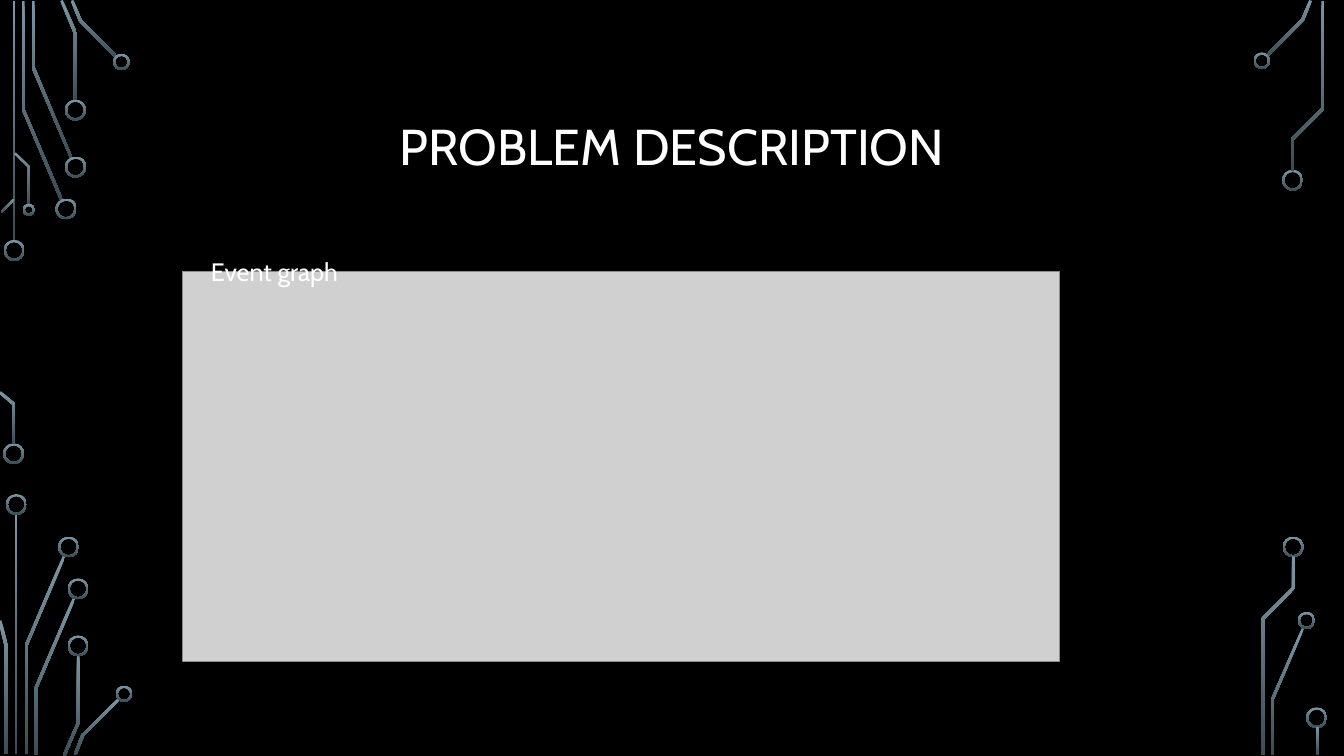
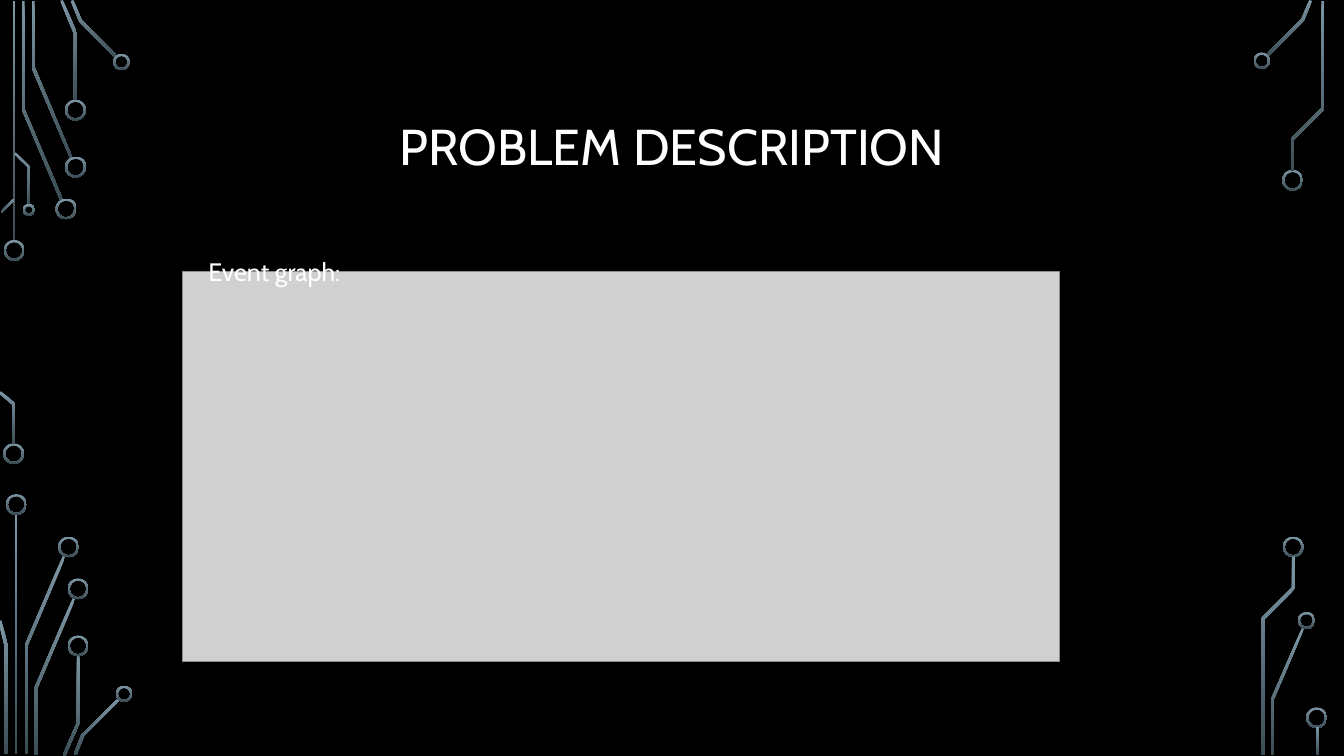
Before and after one commit to omelkonian/PySimu, a slide deck: slide 5 of presentation/Simulation assignment.pptx. Drawn at 1344x756 pixels with LibreOffice and Linux fonts; fonts in the diff are those of the drawing; grey boxes stand for pictures; background and template pictures are left out. Boxes give left, top, right and bottom in pixels: in the first picture for what was removed or moved away, otherwise in the second. Text is boxed around its words. In the diff, an @@ line names an element or a change of style, - is before the commit and + after.

```diff
--- a/presentation/Simulation assignment.pptx
+++ b/presentation/Simulation assignment.pptx
@@ text at (x1=208, y1=260, x2=340, y2=287): text changed @@
-Event graph
+Event graph:
```
Also in this commit, not shown: 1 other slide changed, 8 slides added, 1 slide removed.
